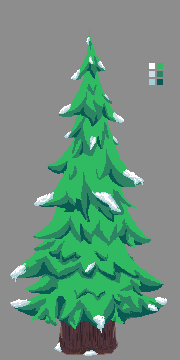
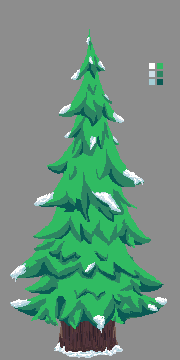
Revision of a layered 180 × 360 image; what changed, layer by layer:
painted on "01" over [54, 345, 123, 358]
